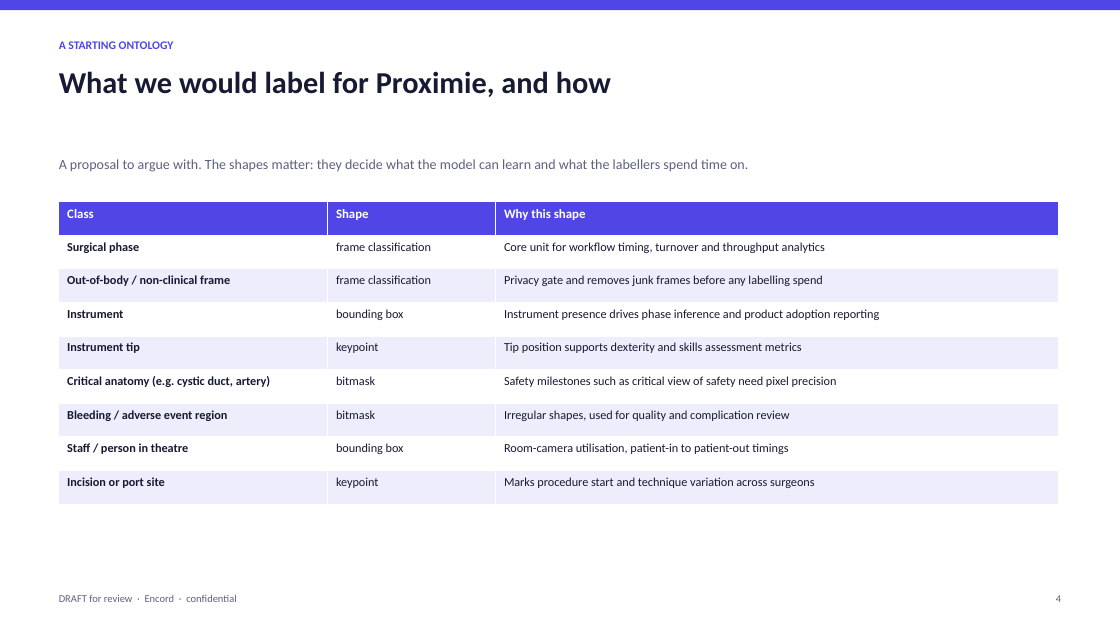
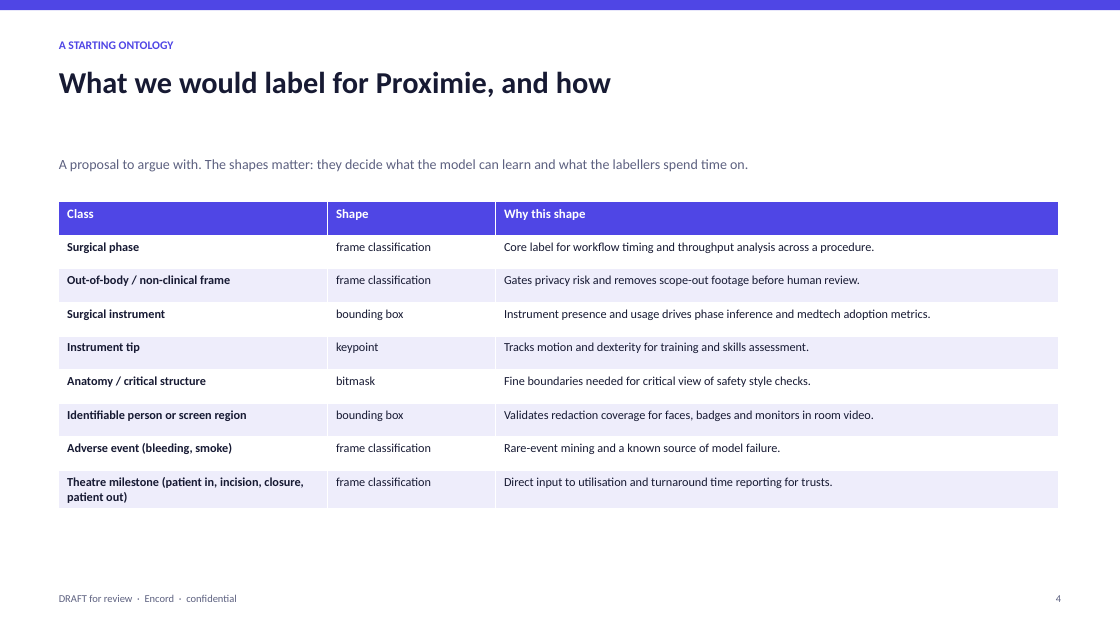
Before and after one commit to qaisak/signal-desk, a slide deck: slide 4 of docs/briefs/proximie.pptx. Drawn at 1120x630 pixels with LibreOffice and Linux fonts; fonts in the diff are those of the drawing. Boxes give left, top, right and bottom in pixels: in the first picture for what was removed or moved away, otherwise in the second. Text is boxed around its words. In the diff, an @@ line names an element or a change of style, - is before the commit and + after.

```diff
--- a/docs/briefs/proximie.pptx
+++ b/docs/briefs/proximie.pptx
@@ table at (x1=59, y1=202, x2=1059, y2=507) @@
-row 2, column 3: Core unit for workflow timing, turnover and throughput analytics
+row 2, column 3: Core label for workflow timing and throughput analysis across a procedure.
-row 3, column 3: Privacy gate and removes junk frames before any labelling spend
+row 3, column 3: Gates privacy risk and removes scope-out footage before human review.
-row 4, column 1: Instrument
+row 4, column 1: Surgical instrument
-row 4, column 3: Instrument presence drives phase inference and product adoption reporting
+row 4, column 3: Instrument presence and usage drives phase inference and medtech adoption metrics.
-row 5, column 3: Tip position supports dexterity and skills assessment metrics
+row 5, column 3: Tracks motion and dexterity for training and skills assessment.
-row 6, column 1: Critical anatomy (e.g. cystic duct, artery)
+row 6, column 1: Anatomy / critical structure
-row 6, column 3: Safety milestones such as critical view of safety need pixel precision
+row 6, column 3: Fine boundaries needed for critical view of safety style checks.
-row 7: Bleeding / adverse event region | bitmask | Irregular shapes, used for quality and complication review
+row 7: Identifiable person or screen region | bounding box | Validates redaction coverage for faces, badges and monitors in room video.
-row 8: Staff / person in theatre | bounding box | Room-camera utilisation, patient-in to patient-out timings
+row 8: Adverse event (bleeding, smoke) | frame classification | Rare-event mining and a known source of model failure.
-row 9: Incision or port site | keypoint | Marks procedure start and technique variation across surgeons
+row 9: Theatre milestone (patient in, incision, closure, patient out) | frame classification | Direct input to utilisation and turnaround time reporting for trusts.
```
Also in this commit, not shown: 6 other slides changed, 9 other files.
